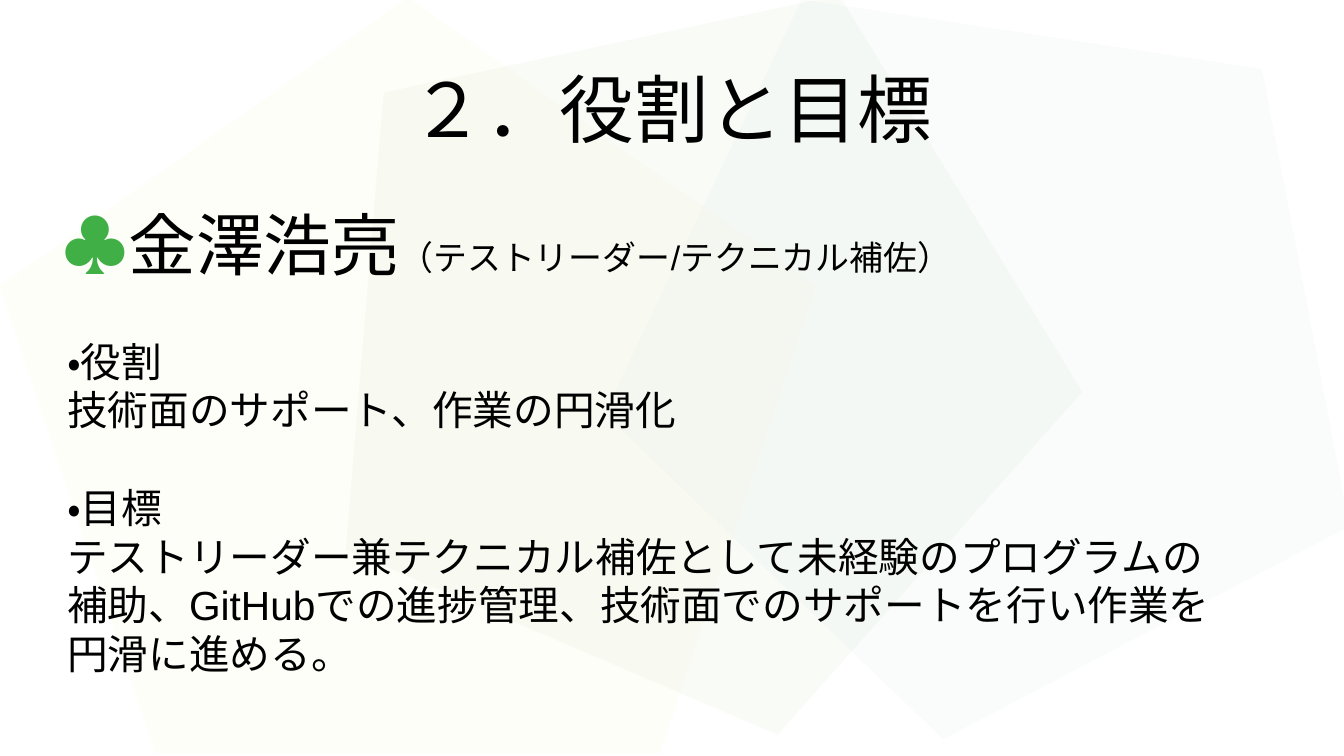
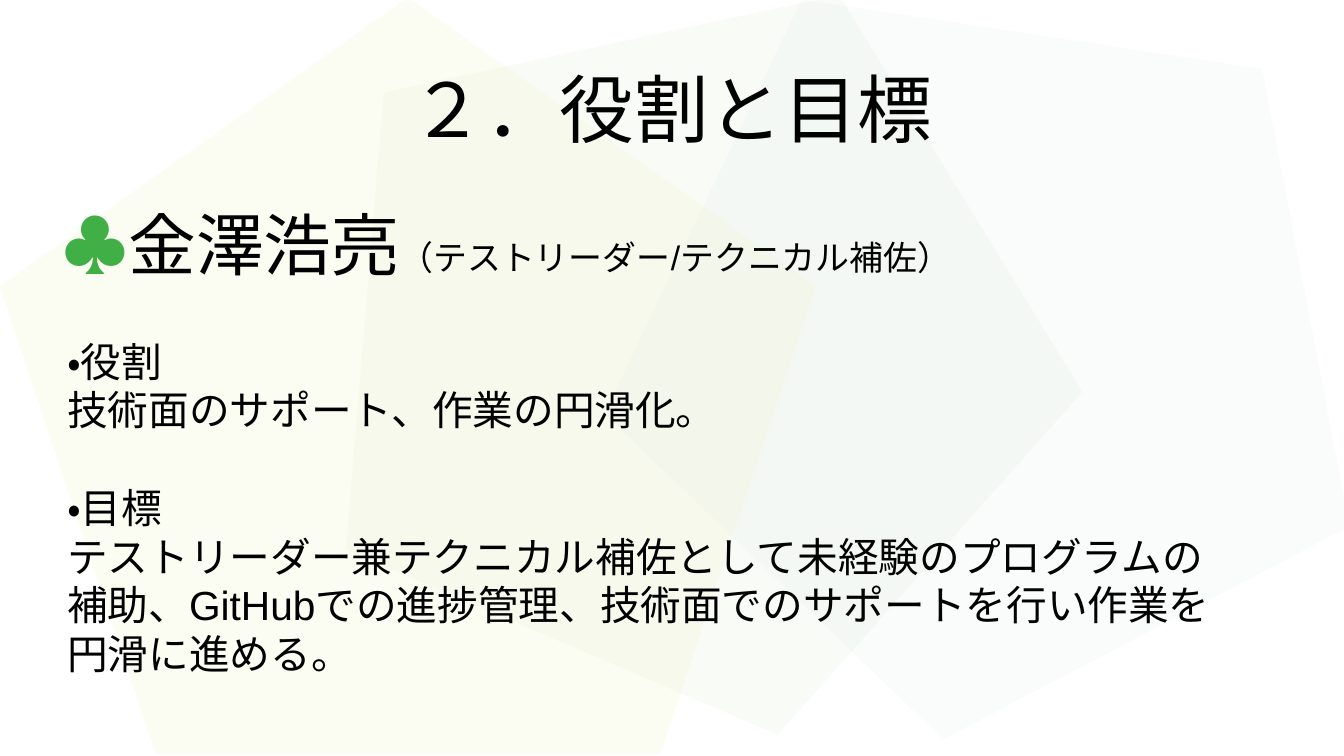
Before and after one commit to 2022java42-student009/ProjectJava, a slide deck: slide 6 of タスク/豊住班プレゼン資料.odp. Drawn at 1344x756 pixels with LibreOffice and Linux fonts; fonts in the diff are those of the drawing. Boxes give left, top, right and bottom in pixels: in the first picture for what was removed or moved away, otherwise in the second. Text is boxed around its words. In the diff, an @@ line names an element or a change of style, - is before the commit and + after.

```diff
--- a/タスク/豊住班プレゼン資料.odp
+++ b/タスク/豊住班プレゼン資料.odp
@@ pentagon at (x1=0, y1=0, x2=816, y2=754): fill #F6F9D4 at 15% opacity to #F6F9D4 at 30% opacity @@
@@ subtitle at (x1=67, y1=390, x2=716, y2=429): text changed @@
-技術面のサポート、作業の円滑化
+技術面のサポート、作業の円滑化。
```
Also in this commit, not shown: 7 other slides changed.
